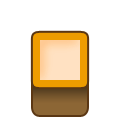
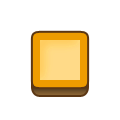
Layer changes from the first 120px x 120px image to the second:
removed layer "Слой 1" (was 37%) over <box>40,40,80,80</box>
removed layer "Фигура 2" over <box>40,40,80,80</box>
removed layer "Градиентная заливка 1" (was 58%) over <box>33,88,87,103</box>
painted on "Фигура 5" over <box>31,87,89,117</box>
